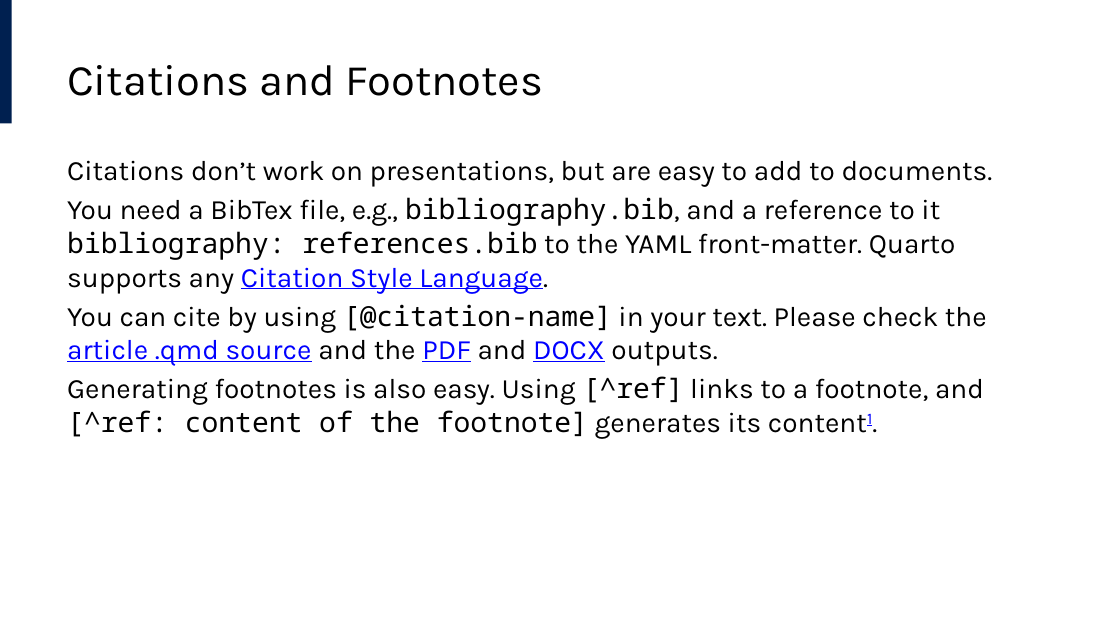
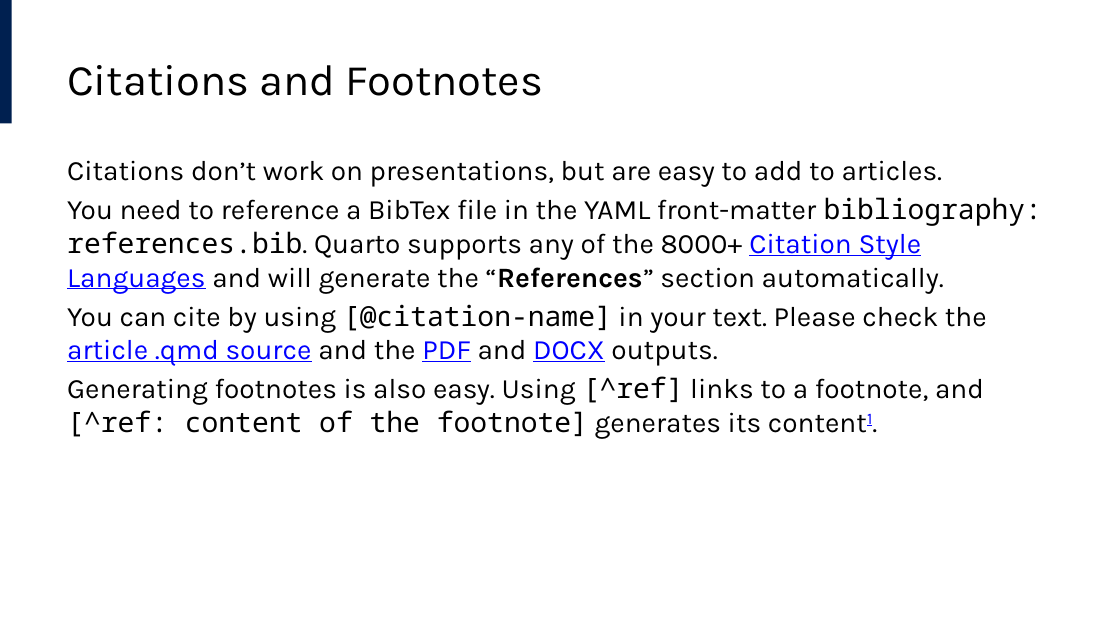
Before and after one commit to lucas-a-meyer/using-quarto, a slide deck: slide 35 of docs/presentation-orig.pptx. Drawn at 1120x630 pixels with LibreOffice and Linux fonts; fonts in the diff are those of the drawing. Boxes give left, top, right and bottom in pixels: in the first picture for what was removed or moved away, otherwise in the second. Text is boxed around its words. In the diff, an @@ line names an element or a change of style, - is before the commit and + after.

```diff
--- a/docs/presentation-orig.pptx
+++ b/docs/presentation-orig.pptx
@@ text at box(67, 160, 1042, 293): text changed @@
-Citations don’t work on presentations, but are easy to add to documents.
-You need a BibTex file, e.g., bibliography.bib, and a reference to it bibliography: references.bib to the YAML front-matter. Quarto supports any Citation Style Language.
+Citations don’t work on presentations, but are easy to add to articles.
+You need to reference a BibTex file in the YAML front-matter bibliography: references.bib. Quarto supports any of the 8000+ Citation Style Languages and will generate the “References” section automatically.
```
Also in this commit, not shown: 9 other slides changed, 1 slide added, 1 slide removed, 16 other files.
